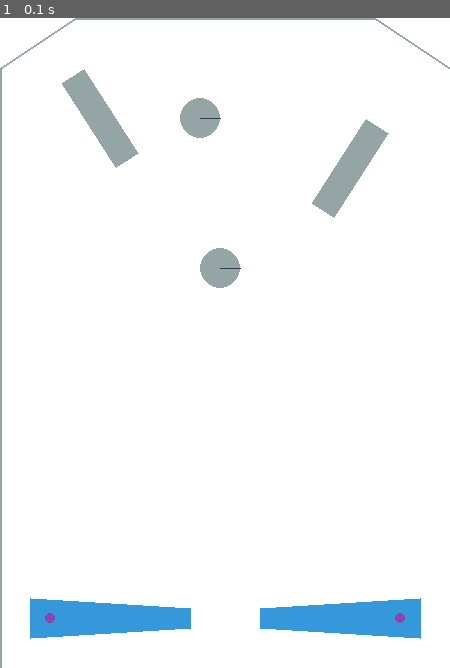
Above: before the commit, frame 1.
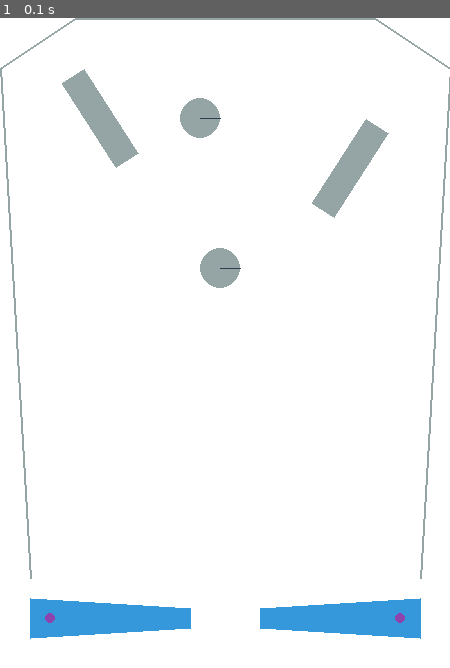
Above: after the commit, the same moment.

Repository: robingread/pypinball
Game: pygame game, started from bin/controller.py
Two runs of this game, one before a commit and one after it. Both use one fixed random seed, a clock stepped at 60 frames per second and the inputs below.
Inputs:
- Up to frame 1 (0.1 s): no input

The runs differ from the first frame. In frame 1, 1.1% of the frame differs, in the area x 0-100%, y 9-100%.

Commit message:
pypinball: Updated the walls in the bin/controller.py script.

Diff:
--- a/bin/controller.py
+++ b/bin/controller.py
@@ -40,12 +40,12 @@
         pypinball.domain.Wall(
             uid=10,
             points=[
-                (0.0, 650.0),
+                (30.0, 560.0),
                 (0.0, 50.0),
                 (75.0, 0.0),
                 (375.0, 0.0),
                 (450.0, 50.0),
-                (450.0, 650.0),
+                (420.0, 560.0),
             ],
         ),
     ],
